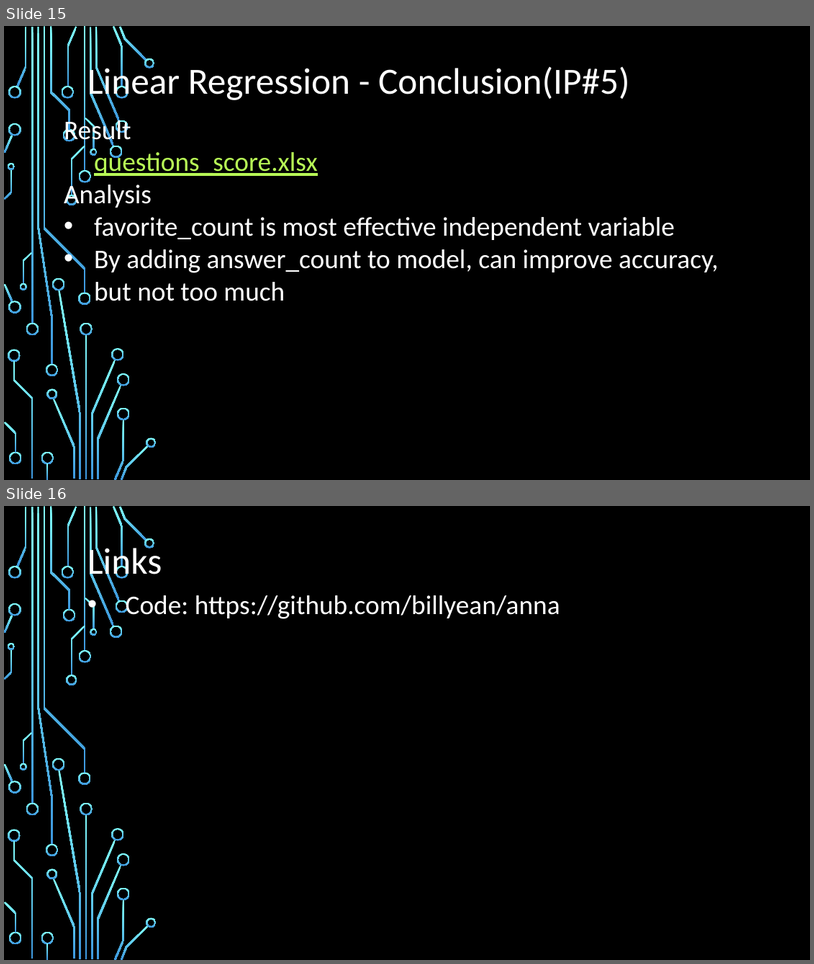
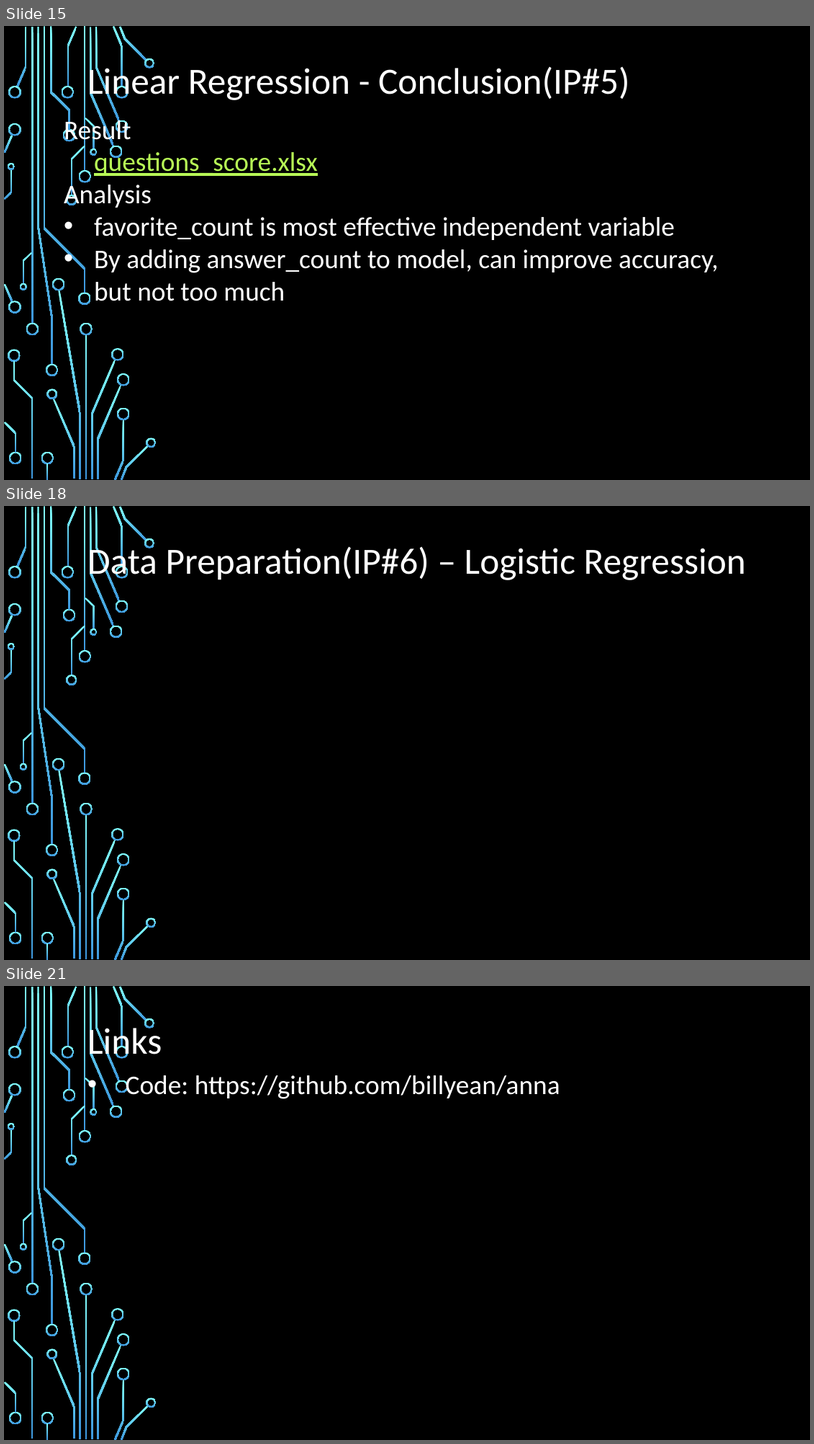
Before and after one commit to billyean/anna, a slide deck: Data Analytics and Information Virtualization Project.pptx. Shown one above the other, each under a label of ours: slides 15 and 16 before the commit, slides 15, 18 and 21 after it; the slides between them are not shown. The pictures are 814x964 and 814x1444 pixels, drawn with LibreOffice and Linux fonts; fonts in the diff are those of the drawing; background and template pictures are left out. Boxes give left, top, right and bottom in pixels: in the first picture for what was removed or moved away, otherwise in the second. Text is boxed around its words. In the diff, an @@ line names an element or a change of style, - is before the commit and + after.

```diff
--- a/Data Analytics and Information Virtualization Project.pptx
+++ b/Data Analytics and Information Virtualization Project.pptx
@@ slide 18 added at [4, 506, 810, 960], background picture (left out); not listed: 54 template elements that a slide beside it also shows @@
@@ text added at [88, 543, 746, 582], 44 pt, text #FFFFFF @@
+Data Preparation(IP#6) – Logistic Regression
@@ what was slide 16 is now slide 21 @@
```
Also in this commit, not shown: 4 other slides added, 1 other file.
